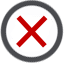
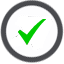
Layered file, before and after one edit (64×64). Changes by layer:
showed "Layer 1" over bbox(12, 15, 49, 51)
